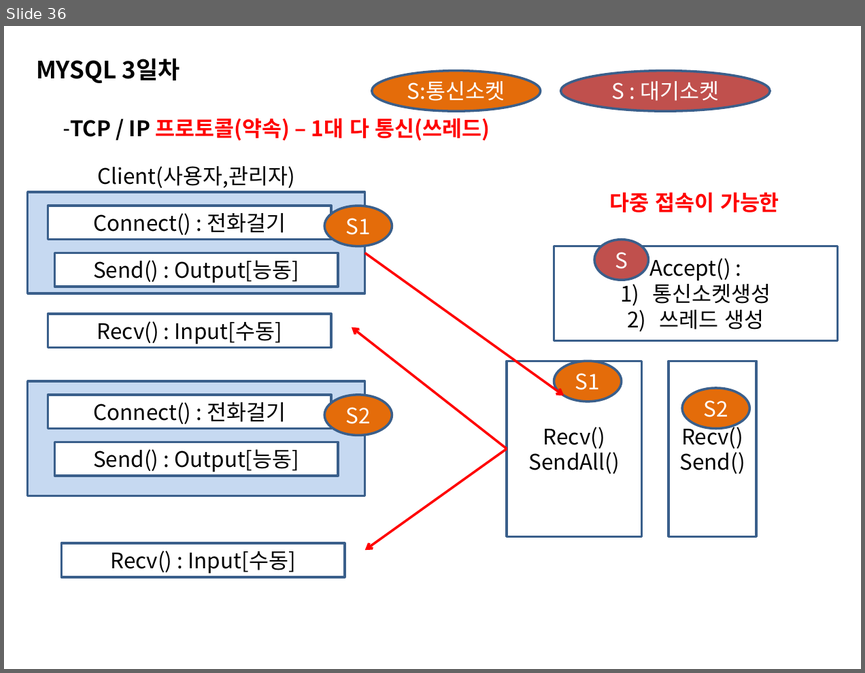
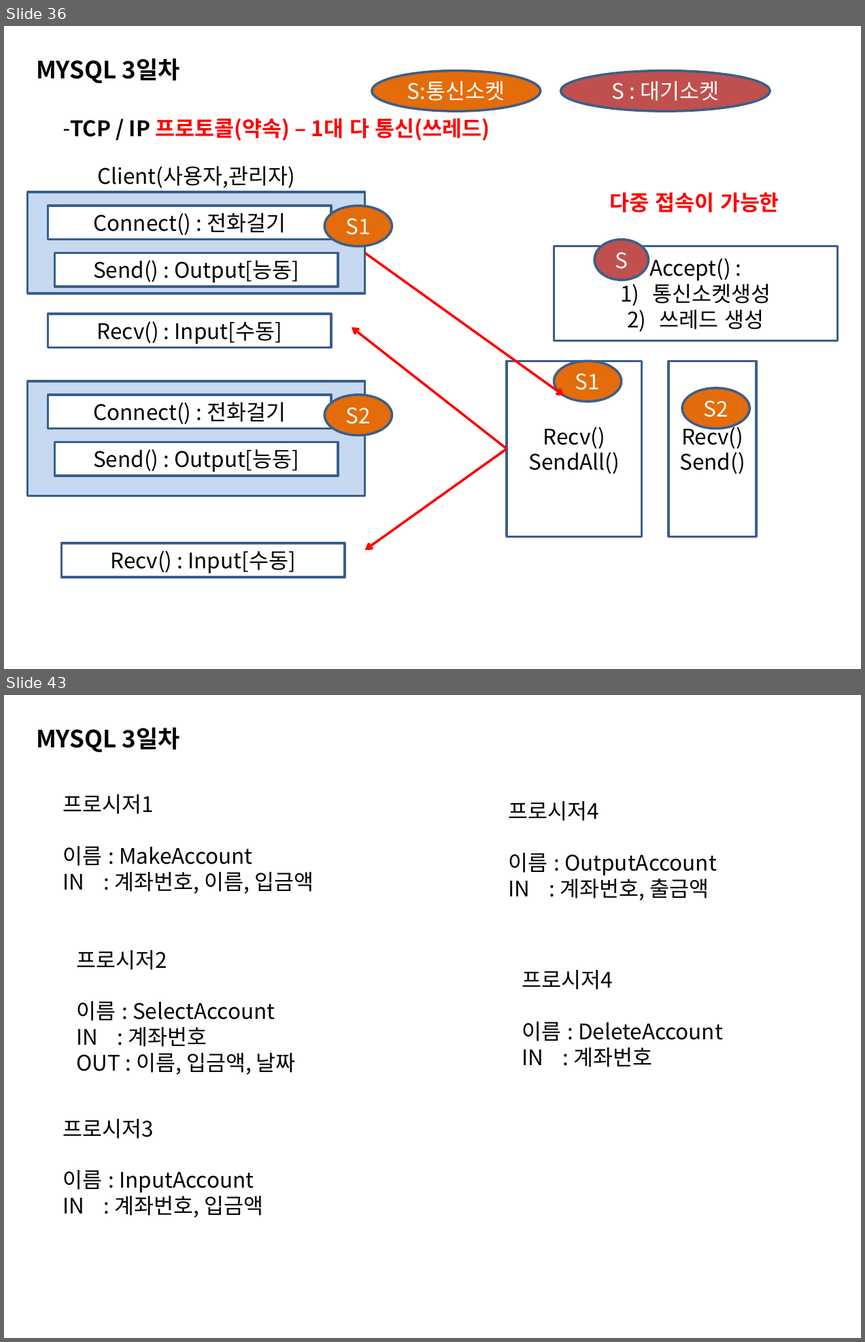
Before and after one commit to sing2song/TILDataBase, a slide deck: MYSQL.pptx. Shown one above the other, each under a label of ours: slide 36 before the commit, slides 36 and 43 after it; the slides between them are not shown. The pictures are 865x673 and 865x1342 pixels, drawn with LibreOffice and Linux fonts; fonts in the diff are those of the drawing. Boxes give left, top, right and bottom in pixels: in the first picture for what was removed or moved away, otherwise in the second. Text is boxed around its words. In the diff, an @@ line names an element or a change of style, - is before the commit and + after.

```diff
--- a/MYSQL.pptx
+++ b/MYSQL.pptx
@@ slide 43 added at box(4, 695, 861, 1338), background #FFFFFF @@
@@ text added at box(36, 727, 180, 752), 20 pt, text #000000, bold @@
+MYSQL 3일차
@@ text added at box(63, 794, 313, 894), 18 pt, text #000000 @@
+프로시저1
+이름 : MakeAccount
+IN : 계좌번호, 이름, 입금액
@@ text added at box(509, 801, 717, 900), 18 pt, text #000000 @@
+프로시저4
+이름 : OutputAccount
+IN : 계좌번호, 출금액
@@ text added at box(77, 950, 296, 1074), 18 pt, text #000000 @@
+프로시저2
+이름 : SelectAccount
+IN : 계좌번호
+OUT : 이름, 입금액, 날짜
@@ text added at box(521, 970, 723, 1067), 18 pt, text #000000 @@
+프로시저4
+이름 : DeleteAccount
+IN : 계좌번호
@@ text added at box(63, 1119, 264, 1217), 18 pt, text #000000 @@
+프로시저3
+이름 : InputAccount
+IN : 계좌번호, 입금액
```
Also in this commit, not shown: 1 slide changed, 5 other slides added, 6 other files.
